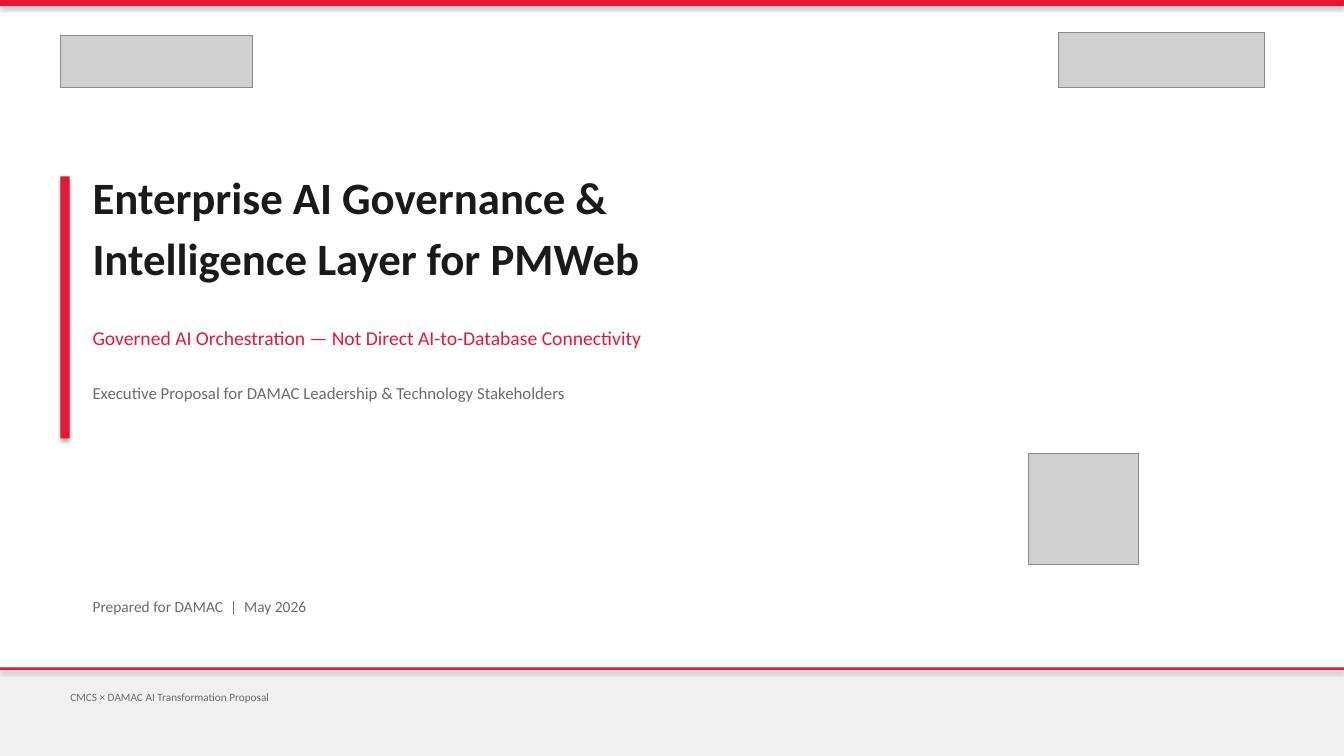
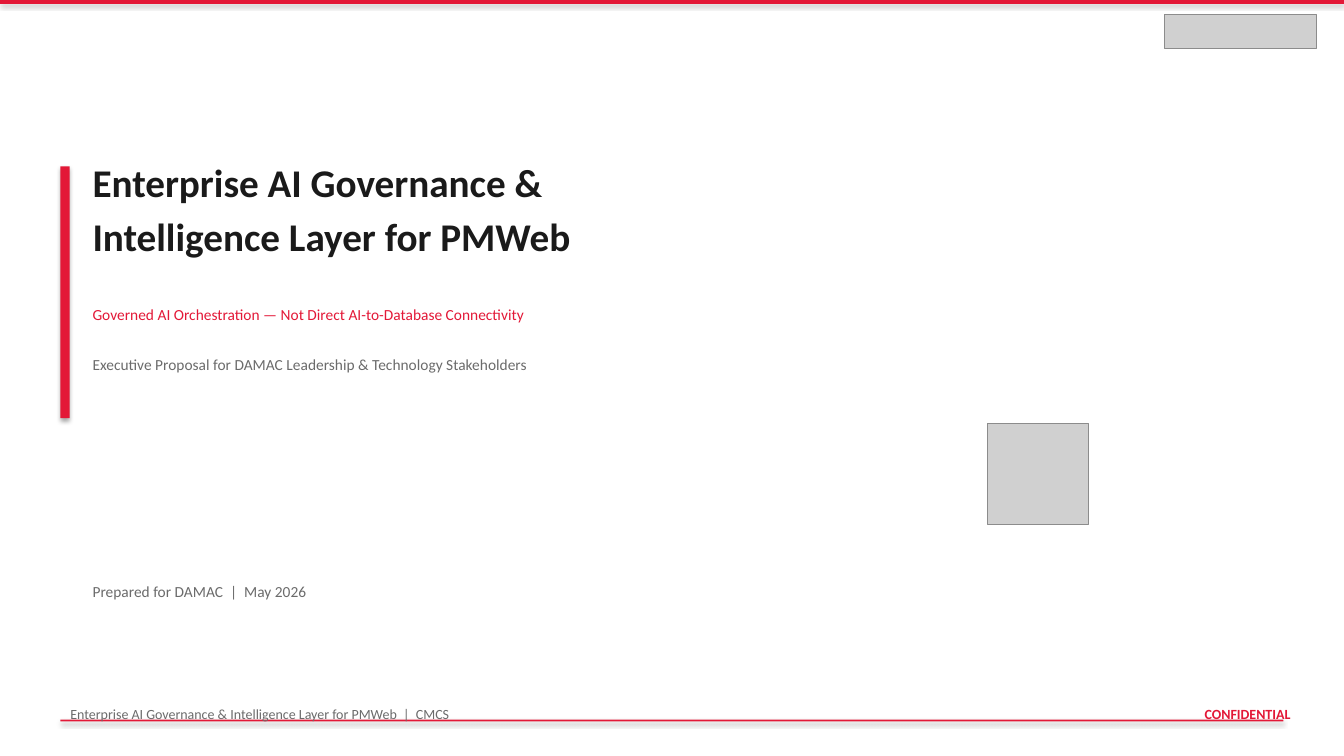
Before and after one commit to vishnushankar9024/procurehubibi, a slide deck: slide 1 of output/DAMAC_PMWeb_AI_Governance_Intelligence_Layer.pptx. Drawn at 1344x756 pixels with LibreOffice and Linux fonts; fonts in the diff are those of the drawing; grey boxes stand for pictures. Boxes give left, top, right and bottom in pixels: in the first picture for what was removed or moved away, otherwise in the second. Text is boxed around its words. In the diff, an @@ line names an element or a change of style, - is before the commit and + after.

```diff
--- a/output/DAMAC_PMWeb_AI_Governance_Intelligence_Layer.pptx
+++ b/output/DAMAC_PMWeb_AI_Governance_Intelligence_Layer.pptx
@@ picture added at (1165, 14, 1317, 48) @@
@@ picture removed at (60, 35, 253, 88) @@
@@ picture removed at (1059, 32, 1264, 88) @@
@@ text "Enterprise AI Governance & Intelligence ...": place and size @@
-text "Enterprise AI Governance & Intelligence ..." at (93, 182, 640, 283)
+text "Enterprise AI Governance & Intelligence ..." at (93, 169, 570, 258)
@@ text "Enterprise AI Governance & Intelligence ..." at (93, 169, 570, 258): size 32 to 28 pt @@
@@ rectangle: place and size @@
-rectangle at (60, 176, 70, 439)
+rectangle at (60, 166, 70, 418)
@@ text "Governed AI Orchestration — Not ...": place and size @@
-text "Governed AI Orchestration — Not ..." at (93, 331, 641, 348)
+text "Governed AI Orchestration — Not ..." at (93, 309, 524, 323)
@@ text "Governed AI Orchestration — Not ..." at (93, 309, 524, 323): size 14 to 11 pt @@
@@ text "Executive Proposal for DAMAC Leadership ...": place and size @@
-text "Executive Proposal for DAMAC Leadership ..." at (93, 387, 564, 402)
+text "Executive Proposal for DAMAC Leadership ..." at (93, 359, 526, 373)
@@ text "Executive Proposal for DAMAC Leadership ..." at (93, 359, 526, 373): size 12 to 11 pt @@
@@ picture: place and size @@
-picture at (1028, 454, 1139, 565)
+picture at (988, 423, 1089, 524)
@@ text "Prepared for DAMAC | May ...": place and size @@
-text "Prepared for DAMAC | May ..." at (93, 601, 306, 615)
+text "Prepared for DAMAC | May ..." at (93, 586, 306, 600)
@@ rectangle removed at (0, 667, 1344, 756) @@
@@ text removed at (70, 693, 269, 703) @@
-CMCS × DAMAC AI Transformation Proposal
@@ text added at (70, 709, 449, 722), 10 pt, text #6B6B6B @@
+Enterprise AI Governance & Intelligence Layer for PMWeb | CMCS
@@ text added at (1205, 710, 1291, 722), 10 pt, text #E31837, bold @@
+CONFIDENTIAL
@@ rectangle: place and size @@
-rectangle at (0, 667, 1344, 670)
+rectangle at (60, 720, 1284, 722)
```
Also in this commit, not shown: 35 other slides changed, 3 other files.
